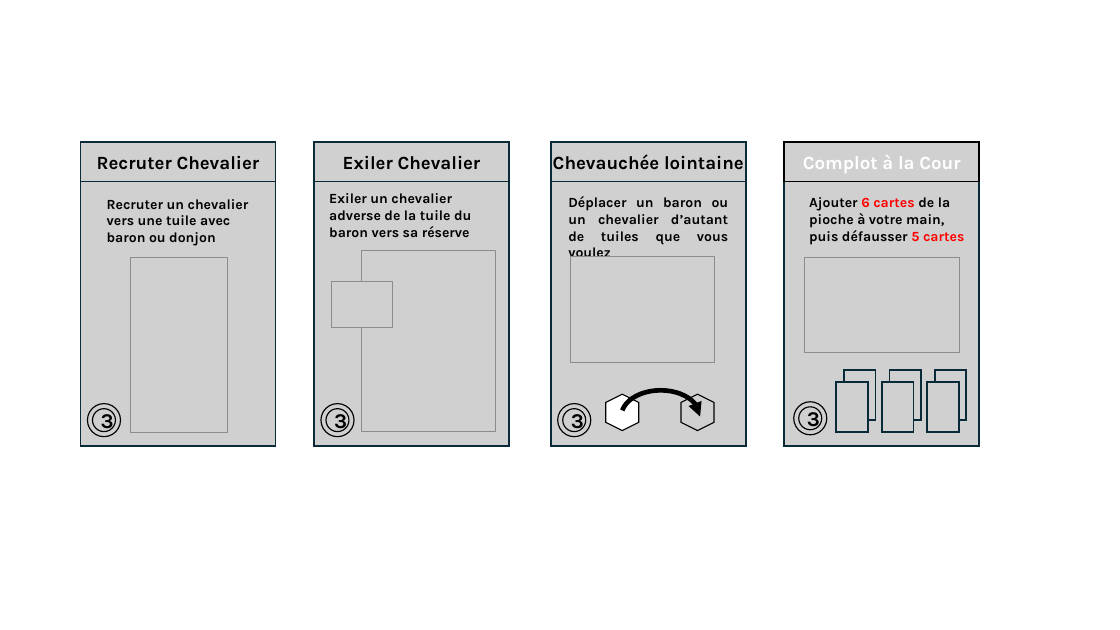
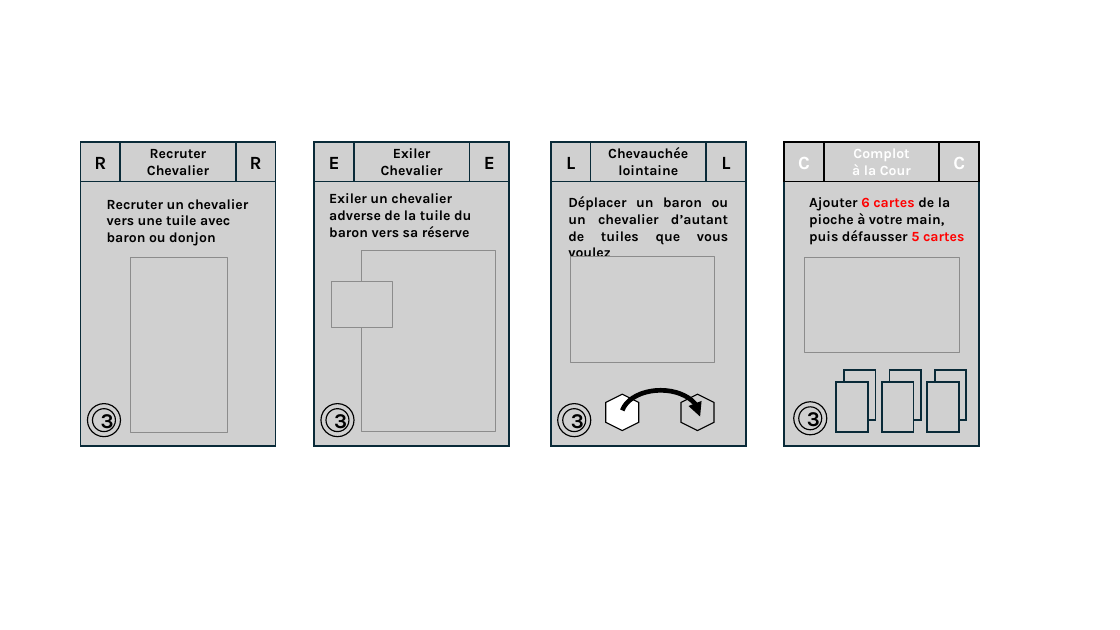
Before and after one commit to LucasBorboleta/Terre-de-Barons, a slide deck: slide 5 of pictures/Cartes-Actions-et-Evenements/Design-Cartes.pptx. Drawn at 1120x630 pixels with LibreOffice and Linux fonts; fonts in the diff are those of the drawing; grey boxes stand for pictures. Boxes give left, top, right and bottom in pixels: in the first picture for what was removed or moved away, otherwise in the second. Text is boxed around its words. In the diff, an @@ line names an element or a change of style, - is before the commit and + after.

```diff
--- a/pictures/Cartes-Actions-et-Evenements/Design-Cartes.pptx
+++ b/pictures/Cartes-Actions-et-Evenements/Design-Cartes.pptx
@@ picture added at box(81, 142, 120, 181), 16 pt, text #000000, bold @@
+R
@@ picture "Recruter Chevalier": place and size @@
-picture "Recruter Chevalier" at box(81, 142, 276, 181)
+picture "Recruter Chevalier" at box(120, 142, 236, 181)
@@ picture added at box(236, 142, 276, 181), 16 pt, text #000000, bold @@
+R
@@ picture added at box(314, 142, 354, 181), 16 pt, text #000000, bold @@
+E
@@ picture "Exiler Chevalier": place and size @@
-picture "Exiler Chevalier" at box(314, 142, 509, 181)
+picture "Exiler Chevalier" at box(354, 142, 470, 181)
@@ picture added at box(470, 142, 509, 181), 16 pt, text #000000, bold @@
+E
@@ picture added at box(551, 142, 591, 181), 16 pt, text #000000, bold @@
+L
@@ picture "Chevauchée lointaine": place and size @@
-picture "Chevauchée lointaine" at box(551, 142, 746, 181)
+picture "Chevauchée lointaine" at box(591, 142, 707, 181)
@@ picture added at box(707, 142, 746, 181), 16 pt, text #000000, bold @@
+L
@@ picture added at box(785, 142, 824, 181), 16 pt, text #FFFFFF, bold @@
+C
@@ size 16 to 12 pt in 4 elements at box(354, 142, 470, 181), box(120, 142, 236, 181), box(591, 142, 707, 181), box(824, 142, 939, 181) @@
@@ picture "Complot à la Cour": place and size @@
-picture "Complot à la Cour" at box(785, 142, 980, 181)
+picture "Complot à la Cour" at box(824, 142, 939, 181)
@@ picture added at box(939, 142, 979, 181), 16 pt, text #FFFFFF, bold @@
+C
```
Also in this commit, not shown: 3 other slides changed.
